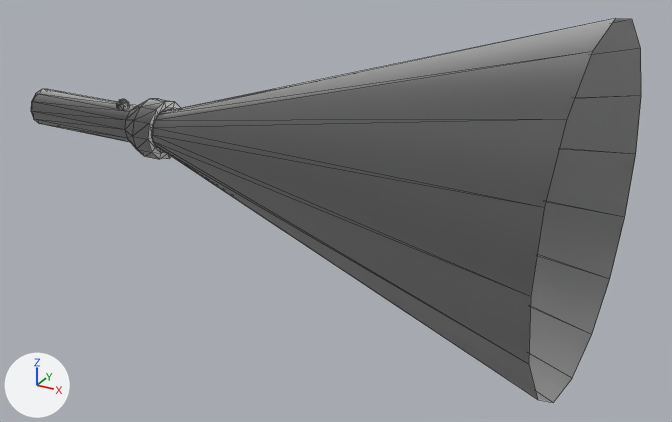
The FBX model Assets/Import/Models/Items/flashlight/flashlight.fbx, before and after one commit.
One viewpoint serves both versions: a 50 mm camera at (0.825, -0.861, 0.372) aimed at (0.345, 0.01, -0.063). The axes (+X, +Y, +Z) are drawn at lower left. The lights are the same throughout. Mesh edges are drawn as thin lines. Where no turn or scale is listed for an object, it has been applied to the vertices. Vertices at the same position are counted once.

Names of what the first picture shows: 'Group000'.
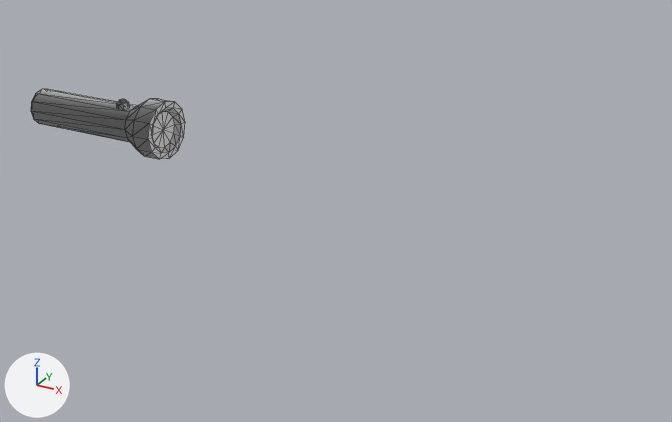
Location of each change, [x1, y1, x2, y2] in pixels of the pictures (672 x 422 px):
```json
{"object": "Group000", "change": "reshaped", "before": [31, 19, 641, 402], "after": [31, 89, 185, 159], "on screen": "75% narrower, 82% shorter"}
{"part": 1, "of": "me_group000", "change": "deleted", "before": [152, 19, 641, 402]}
```

Edits to the scene script, one JSON object a line:
```json
{"op": "add", "block": "mat_group000mat", "code": ["mat_group000mat = principled_material('Group000Mat')", "mat_group000mat.base_color = (0.8, 0.8, 0.8)  # white #e7e7e7", "mat_group000mat.roughness = 0.553"]}
{"block": "me_group000", "where": "# used by ob_group000; location = (0.0, 0.0, 0.0)"}
{"op": "remove", "block": "me_group000", "code": "me_group000.from_pydata(...)  # 188 vertices, 248 faces; spans x -0.1..0.64, y -0.193..0.193, z -0.193..0.193"}
{"op": "add", "block": "me_group000", "code": "me_group000.from_pydata(...)  # 172 vertices, 216 faces; spans x -0.1..0.112, y -0.037..0.037, z -0.037..0.037"}
{"block": "me_group000", "change": "me_group000 part 1"}
{"block": "me_group000", "change": "16 vertices are removed from x 0.64, y -0.193..0.193, z -0.193..0.193"}
{"block": "me_group000", "change": "32 faces are deleted"}
{"op": "add", "block": "me_group000", "code": "me_group000.materials.append(mat_group000mat)  # white #e7e7e7"}
```
